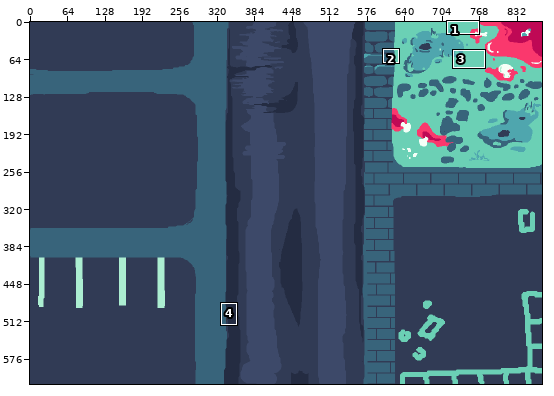
Two states of a pixel-art file, Assets/Art/level.aseprite. Above: a wide view before the commit, with the close-up outlined.
Close-up. Before the commit:
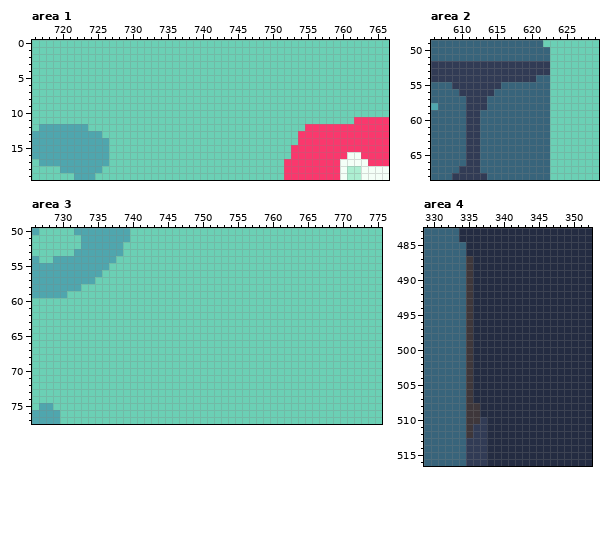
875x619 pixels, 1 frame. Shown: area 1: x 716..766, y 0..19; area 2: x 606..629, y 49..68; area 3: x 726..775, y 50..77; area 4: x 329..352, y 483..516. The commit also changed other parts of the picture, which this record leaves out.
The same view after the edit:
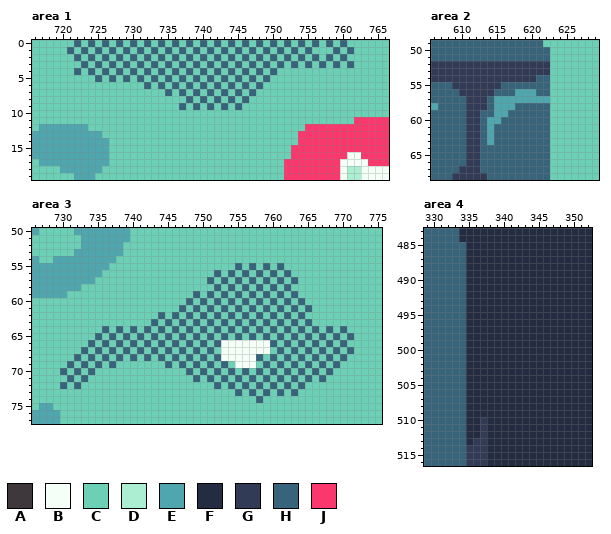
Palette (. is transparent): A #3e373b  B #f4fff7  C #6bd0b5  D #aceed1  E #4fa6ae  F #242c42  G #313b55  H #38647b  J #fa386d
The edit:
Changed rows in their new state; - is an unchanged pixel.
Area 1, layer "Layer 2":
first column x 721:
 0 -H-H-H-H-H-H-H-H-H-H-H-H-H-H-H-H-H-H-H-H-
 1 H-H-H-H-H-H-H-H-H-H-H-H-H-H-H-H-H-H---H-H
 2 -H-H-H-H-H-H-H-H-H-H-H-H-H-H-H-H-H-H-H-H-
 3 --H-H-H-H-H-H-H-H-H-H-H-H-H-H-H-H-H-H-H-H
 4 -H-H-H-H-H-H-H-H-H-H-H-H-H-H-H-----------
 5 ----H-H-H-H-H-H-H-H-H-H-H-H-H------------
 6 -----------H-H-H-H-H-H-H-H-H-------------
 7 --------------H-H-H-H-H-H-H--------------
 8 -----------------H-H-H-H-H---------------
 9 ----------------H-H-H-H-H----------------
Area 2, layer "Layer 2":
first column x 614:
56 ----EEE--
57 -EEEEEEEE
58 -EEE-----
59 -EE------
60 EE-------
61 E--------
62 E--------
63 E--------
Area 3, layer "Layer 2":
first column x 730:
55 -------------------------H-H-H-H----------
56 ----------------------H-H-H-H-H-H---------
57 ---------------------H-H-H-H-H-H-H--------
58 ----------------------H-H-H-H-H-H---------
59 -------------------H-H-H-H-H-H-H-H--------
60 ------------------H-H-H-H-H-H-H-H-H-------
61 -----------------H-H-H-H-H-H-H-H-H-H------
62 --------------H-H-H-H-H-H-H-H-H-H-H-------
63 -------------H-H-H-H-H-H-H-H-H-H-H-H------
64 ------H-H-H-H-H-H-H-H-H-H-H-H-H-H-H-H-H-H-
65 -----H-H-H-H-H-H-H-H-H-H-H-H-H-H-H-H-H-H-H
66 ----H-H-H-H-H-H-H-H-H-HBBBBBBBH-H-H-H-H-H-
67 ---H-H-H-H-H-H-H-H-H-H-BBBBBBB-H-H-H-H-H-H
68 --H-H-H-H-H-H-H-H-H-H-HBBBBBH-H-H-H-H-H-H-
69 -H-H-H-H-------H-H-H-H-H-BBB-H-H-H-H-H-H--
70 H-H-H-------------H-H-H-H-H-H-H-H-H-H-H---
71 -H-H---------------H-H-H-H-H-H-H-H-H-H----
72 H-H-------------------H-H-H-H-H-H-H-------
73 -------------------------H-H-H-H-H--------
74 ----------------------------H-------------
Area 4, layer "Layer 2":
first column x 335:
487 F-
488 F-
489 F-
490 F-
491 F-
492 F-
493 F-
494 F-
495 F-
496 F-
497 F-
498 F-
499 F-
500 F-
501 F-
502 F-
503 F-
504 F-
505 F-
506 F-
507 F-
508 FF
509 FF
510 FF
511 FF
512 FF
513 F-
Boxes around the changes in both close-ups, in picture pixels (x1, y1, x2, y2):
changed: (67, 40, 354, 110)
changed: (487, 89, 550, 145)
changed: (60, 263, 354, 403)
changed: (466, 256, 480, 445)
